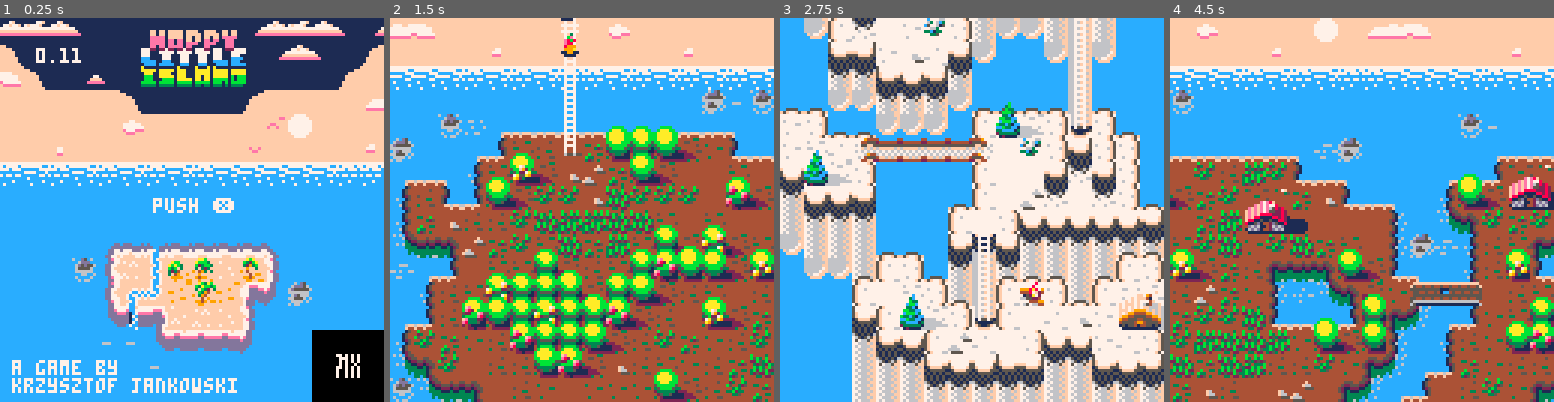
Above: before the commit, frames 1-4 (left to right).
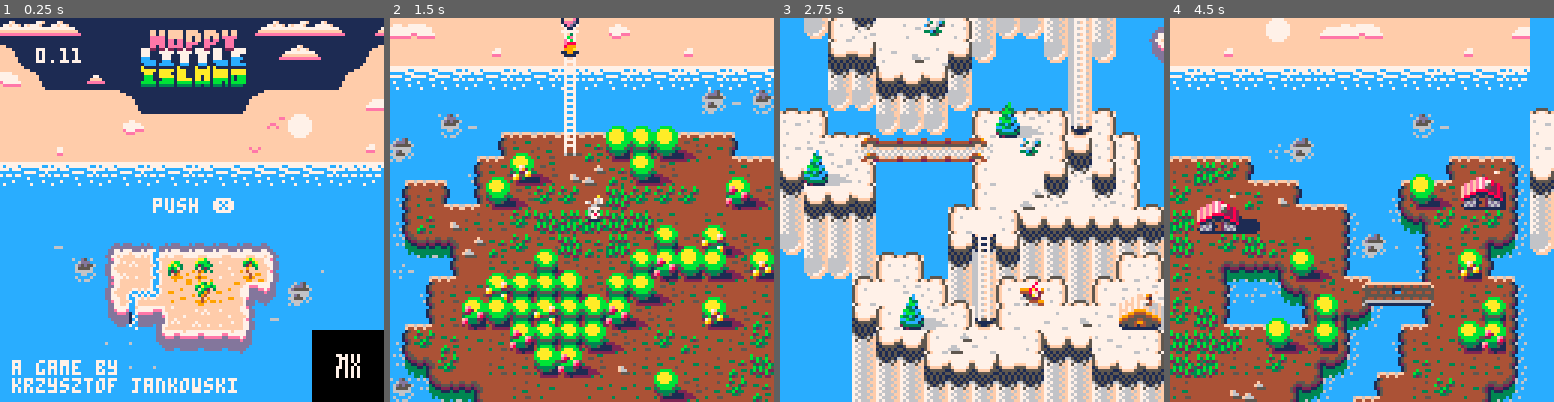
Above: after the commit, the same moments.

Repository: w84death/pico-8-carts
Game: PICO-8 cartridge Happy Little Island/hli.p8
Two runs of this game, one before a commit and one after it. Both use one fixed random seed, a clock stepped at 60 frames per second and the inputs below.
Inputs:
- Up to frame 1 (0.25 s): no input
- Up to frame 2 (1.5 s): tap X (X key) at 0.33, 1.07 s; tap O (Z key) at 0.7 s
- Up to frame 3 (2.75 s): hold Right 1.6-2.1 s; tap O (Z key) at 1.7, 2.1, 2.5 s; tap X (X key) at 1.85 s; hold Up 2.15-2.42 s; hold Right from 2.47 s (still down)
- Up to frame 4 (4.5 s): tap O (Z key) every 0.4 s from 2.9 to 4.1 s; tap X (X key) at 2.97, 4.08 s; release Right at 3.03 s; hold Left 3.08-3.58 s; hold Down 3.63-3.97 s; hold Right from 4.02 s (still down)

The runs differ from the first frame. In frame 1, less than 0.1% of the frame differs, in the area x 14-85%, y 59-92%; in frame 2, 0.4%; in frame 3, 0.2%; in frame 4, 51%, in the area x 0-100%, y 0-100%.

Commit message:
v0.11 with insects sounds

Diff:
--- a/Happy Little Island/hli.p8
+++ b/Happy Little Island/hli.p8
@@ -29,6 +29,7 @@
 map_spawn.x = 5
 map_spawn.y = 22
 
+sfx_insects = 5
 sfx_map_1 = 3
 sfx_map_2 = 4
 sfx_map_3 = 3
@@ -55,6 +56,7 @@
 skin_carrot_hide = {126,94,95,110,111,127,101,102,103,104}
 skin_water = {117,117,117,117,118,119,120,116,116}
 skin_love = {173,173,158,158,158,159,159,159,159}
+skin_rain = {163,164,165}
 
 apple_lifetime = 120
 
@@ -98,14 +100,14 @@
 	-- level 0 aka intro
 	if id == 0 then
 		map_shift_x = 112
-		create_entity(117,10,100,1,skin_rabbit)
+		create_entity(28,8,100,1,skin_rabbit)
 	end
 	--
 	-- level 1
 	if id == 1 then
 	 sfx(sfx_map_1,1)
 		map_shift_x = 0
-		--create_entity(28,8,100,1,skin_blob_yellow)
+		create_entity(8,8,100,1,skin_rabbit)
 	end
 	--
 	-- level 2
@@ -278,7 +280,6 @@
 
 	print("a game by",4,128-14)
 	print("krzysztof jankowski",4,128-8)
- create_map_particles(flag_water, "water")
 end
 
 function draw_entity(ent)
@@ -332,6 +333,7 @@
 
 	if name and rnd(100) < particle_grass_probability then
 			create_particle(name,x,y,0)
+			sfx(sfx_insects, 2)
 		end
 end
 
@@ -568,13 +570,13 @@
 77777777233333317767777777777777777777777777777776944499777f7f7f7f94f777666677777755556f151515156677776f6677776f000110000001d100
 777777667121111677777777777777777777777777777777794766447f7fff7f7f9466f766777777f5f77f5f515151516676f7ff6676f7ff0000000000000000
 777777777677776676777766000000000000000000000000444448447f7f7f7f7f66f6f6777777777777777751515151515151510000000059422945667777ff
-777776777776677777766777000000000000000000000000444484447fff7fff7f66f6f67777777777777777651515166515151600000000552552556676676f
-7777666777777777777777770000000000000000000000009998a8497f7fffff7ff666f666667777666677777651565f7651565f00011000cc55c55c667777ff
-7777755577777777777777770000000000000000000000002228aa227fff7fff7ff6f6f66666677766666777757665ff757665ff001fe100cc4cc4cc6676676f
-777777776666c767666677670000000000000000000000004122a4247f7f7f7f7f66f6f6666667776666c77777666f6f77666f6f001ed100cc5cc4cc667777ff
-766777776663c77766666677000000000000000000000000442222247f7f7f7f7f66f6f6666667776663c777767666ff767666ff001d1000ccccc4cccf7ff7fc
-66667777666b336666666666000000000000000000000000449222997fffff7f7ff666f666666777666b337777666f6f7755556f00010000ccccc5cccc7777cc
-7555577766cbbc7766667777000000000000000000000000492444227f7f7fff7ff666f66666677766cbbc77767666fff5f77f5f00000000cccccccccc7cc7cc
+777776777776677777766777000000000060000000000600444484447fff7fff7f66f6f67777777777777777651515166515151600000000552552556676676f
+7777666777777777777777770060000000600000000006009998a8497f7fffff7ff666f666667777666677777651565f7651565f00011000cc55c55c667777ff
+7777755577777777777777770060000000000000000000002228aa227fff7fff7ff6f6f66666677766666777757665ff757665ff001fe100cc4cc4cc6676676f
+777777776666c767666677670000000000000600000000004122a4247f7f7f7f7f66f6f6666667776666c77777666f6f77666f6f001ed100cc5cc4cc667777ff
+766777776663c77766666677000000000000060000600000442222247f7f7f7f7f66f6f6666667776663c777767666ff767666ff001d1000ccccc4cccf7ff7fc
+66667777666b336666666666000006000000000000600000449222997fffff7f7ff666f666666777666b337777666f6f7755556f00010000ccccc5cccc7777cc
+7555577766cbbc7766667777000006000000000000000000492444227f7f7fff7ff666f66666677766cbbc77767666fff5f77f5f00000000cccccccccc7cc7cc
 777777777777777777777777111111111111111151515151515151517f7f7f7f7ff666f6666667776666677775f7777777777f57777794444cccccc444497777
 777777777777777777777777ff111111111111ff65151516651515167fff7f9999f6f6f666666777666667775f777777777777f5777445552444444255544777
 777777776666677766666777ffff11111111ffff76515657765156577f7f99444499f6f666666777666667775f776777767777f576755ff5555555555ff55767
@@ -753,20 +755,20 @@
 2b2b2b2b2d2b2bcd2b2b2b2b2d2b2b2b2b2b2b2d2b2b2b2b2b2b2b2b2b2d2b2b80808080808080808080808080808080808080808080bb9798bc8686868686802b2b2b2b2b2b2b2bcd2b2b2b2b2b2b2b2b2b2b2b2b2b2b2b2b2b2b2b2b2b2b2b00000000000000000000000000000000b32c2c2c2c2c2c2c2c2c2c8b8d8f2cb4
 1c1c1c1b1c1b1cce1b1c1b1c1b1c1b1c1c1c1b1c1b1c1b1b1c1c1c1c1b1c1c1b80808080808080808080808080808080808080808080bba7a8a992929092bc802b2b3b3d2b2b2b2bcd2b2b2b2b3f2b2b2b2b2b2b2b2b2b2b2b2b2b2b2b2b2b2b000000000000000000000000000000003db32c8b8f2c2c2c2c2c2c2c2c2cb42b
 15151515151515cf15151515150b380a1515151515151515151515151515151580808080808684868680808080808080808080808080bbb7b8b9879b9690bc802b2b2b2b2b2b2b2bcd2b2b2b3a2b2b2b2b2b2b2b2b2b2b2b2b2b2b2b2b2b2b2b000000000000000000000000000000002b2b2b2b2bb32c2c2c2cb42b2b2b2b3b
-15150a38182525cc253737372525171515151515151515151515150a381515158080808086bb82a1bc86868680808080808080808086bb9292bcacab8a879d802b2b2b2b2b2b2b3ecd2b392b2b2b2b2b2b2d2b2b2b2b2b2b2b2b2b2b2b2b2b2b000000000000000000000000000000002b2b2b2b2b2e2b2b2b2b2b393a2b2b2b
+15150a38182525cc253737372525171515151515151515151515150a381515158080808086bb82a1bc86868080808080808080808086bb9292bcacab8a879d802b2b2b2b2b2b2b3ecd2b392b2b2b2b2b2b2d2b2b2b2b2b2b2b2b2b2b2b2b2b2b000000000000000000000000000000002b2b2b2b2b2e2b2b2b2b2b393a2b2b2b
 0b151518260110ee23110211351224252525252517380b15151515151825251780808080bb8a91829ba296bc868680808080808080bb928ab29bbc9a88889c801b1b1b1c1c1b1c1bce1b1b1c1c1b1b1c1c1c1b1c1b1c1b1c1c1c1c1b1b1c1b1b000000000000000000000000000000002b2b3e2b2b2b2b2b2b2b3f2b2b2b2b2d
 18251716012135302023113503030103131033132425171515151837260d0e1415158686bbb68791a283839bb2bc80151515151586bba0b692b69bbc9a889c151515151515151515cf1515151515151515151515151515151515151515151515000000000000000000000000000000001b1c1b1c1b1c1b1c1b1c1c1c1c1c1b1b
 1610242611351313303413131303223523130d0e2330242517151611351d1e148086bb938a81b6839292a0b690bc808080808080bb8ab2838390b69bbc9a9cc01515151515151515cf15153815c2c3c4151515d9e6e6e6e6d8c01515151515150000000000000000000000000000000015151515c0c0c0c0c0c0c0c0c0c01515
 1623301010133433333434010301030323331d1e70030303141508061323131480bb8ab2b591a292bc8787bb83bdbebebebebebebfb69083bb9090b69bbcaf80c0c0c03838d9c3c3dfc3c3d838e2e8e4c0c0d9e7c1f4c1c1d538c0c0c0c0c0c00000000000000000000000000000000015151515151515151515151515151515
-080506202313013423330102363135011334121334230103140b38161001040780bbb68191a2bc879bacac8a879baeaeaeaeaeae8ab281838a879bbc879bcf80c0c038d9cbe7c1d0efd0c1e5d8c0c038c0d9e7c1f0e1f2f4d5c0d9e6e6e6e6d80000000000000000000000000000000015151515d9c3cbe6e6e6e6d815151515
-381826030101023610010222111135213523100405061135241715161021241780bb8182a2bc9babac81bcacabab808080808080ab8391a2b6b6b6bcacabcf80c0c0c0d7dbc1f5c1f4f4f4f5e5d838c0c0d7c1c1f0f1f4dcdddddddef4f1f0d5000000000000000000000000000000001515150ad2d1dbf1f2e0e1d415151515
+080506202313013423330102363135011334121334230103140b38161001040780bbb68191a2bc879bacac8a879baeaeaeaeaeae8ab281838a879bbc879bcf80c0c038d9cbe7c1d0efd0c1e5d8c0c038c0d9e7c1f0e1f2f4d5c0d9e6e6e6e6d80000000000000000000000000000000015153815d9c3cbe6e6e6e6d815151515
+381826030101023610010222111135213523100405061135241715161021241780bb8182a2bc9babac81bcacabab808080808080ab8391a2b6b6b6bcacabcf80c0c0c0d7dbc1f5c1f4f4f4f5e5d838c0c0d7c1c1f0f1f4dcdddddddef4f1f0d5000000000000000000000000000000001515150ad2d1dbf1f2e0e1d415381515
 15161001310202023602113510010310202312143808063612272a290310011480bb9191a2bcab89bb91a2bc898980808086868089bb83bc8392bb90bc88cf80c0d9c3e7fcedf2f4c1e1f0d0d0e5d8c0d9e7f4f3f1c1d1f2d5c0d7f1f4e1f1d50000000000000000000000000000000015151515d2ecfdf4f0f4c5c80b151515
-182610221102310202223510032135231313342425372602040718261201021480bbb08392bdbebebf9292bc8080808086bbbdbebebf83bc8787bb83bc88cf80c0d2f1e0d1dbf0f4f0f2f1f2d0e0d5c0d7c1e1c1c1d0d1c5c8c0d7f0f3d1f2ca0000000000000000000000000000000015151515e2ebc7d0d1e0d41515151515
+182610221102310202223510032135231313342425372602040718261201021480bbb08392bdbebebf9292bc8080808086bbbdbebebf83bc8787bb83bc88cf80c0d2f1e0d1dbf0f4f0f2f1f2d0e0d5c0d7c1e1c1c1d0d1c5c8c0d7f0f3d1f2ca0000000000000000000000000000000015151515e2ebc7d0d1e0d43815151515
 1613231210220202113510132312101333343433121135111415161012112214808abb96bc9baeae8abb839b80808080bb83bcaeae8a879babab8a9d9b89cf80c0d2d0f4dcdddef4f3f1e1f3f5e0cac0d7e1f4f3e0e0d1d5c038c9c7f5e0c5c800000000000000000000000000000000151515153838e2e3c6e3c81515000000
-080613031010112235301001121023342334331010131204071826231210101480ab8a879bab8080ab8a9dab808080808abbbc8684acacab8888ab9cab80cf80c0c9c7e1ecfdf4d0f0f1f4f4e0d0dac0c9c7c1c1c1d0d0e5d8c0c0d7f4d1e5d80000000000000000000000000000000015151515151538151515151515004f00
+080613031010112235301001121023342334331010131204071826231210101480ab8a879bab8080ab8a9dab808080808abbbc8684acacab8888ab9cab80cf80c0c9c7e1ecfdf4d0f0f1f4f4e0d0dac0c9c7c1c1c1d0d0e5d8c0c0d7f4d1e5d80000000000000000000000000000000015151515153838151515151515004f00
 0a080506031012031212121135101323301003302003040718260310131204078089ababab89808088ab9c8880808080abbb9bb291a2bc888888889c8880fb80c0c0c9c7dbf1d0d0f0f1f5d0d0c5c8c0d9e7f3e0c5c7d0e0d5c0d9e7f4f4c1ca0000000000000000000000000000000015151515151515151515151515000000
-1538150805050506121323100103031010030405050507182603030101031415808089898980808088889c888080808089bbb6839293bc888989889c88808080c2c438c9ebc7e0d3e1e1d0c5e8c838c0d7f3e0e0e5e7f3f3e5d8d7c1d0f4e0d40000000000000000000000000000000000000000000000000000000000000000
-151518252525170806331210023503120304071515151516031203110235141580808684868686869a889c8880808080808a9b92b0909b898080899c89808080e2e438d9e6e7e0f5f1f2f5e5e6c3d8c0c9c7c1f4f3c1c1f2f1d5d7d1f5c1d0da0000000000000000000000000000000000000000000000000000000000000000
+1538150805050506121323100103031010030405050507182603030101031415808089898980808088889c888080808089bbb6839293bc888989889c8880c2c4c2c438c9ebc7e0d3e1e1d0c5e8c838c0d7f3e0e0e5e7f3f3e5d8d7c1d0f4e0d40000000000000000000000000000000000000000000000000000000000000000
+151518252525170806331210023503120304071515151516031203110235141580808684868686869a889c8880808080808a9b92b0909b898080899c8980e2e4e2e438d9e6e7e0f5f1f2f5e5e6c3d8c0c9c7c1f4f3c1c1f2f1d5d7d1f5c1d0da0000000000000000000000000000000000000000000000000000000000000000
 15182623122024170806030321351203040715380a15152630031003213524178086bb82a1979883bc9a9c9a8080808080abab8a879bab808080809c80808080c0d9e6e7d1c1f5f1f0f1f4e0d1d3cac0c0c9c7c1c1e0e0c1f4d5c9c7e0f4d1d50000000000000000000000000000000000000000000000000000000000000000
 15163301230d0e140a08060312102303242517151515163020010103030d0e1480bb8a8291a7a8a99bbc9cbc84868686868989ababab89868486869c86808080c0d7d1e0d0c1c5c6c7f0e1f5d3c5c8c0c0c0c9c6c7f3c1c1c1d5c0d7d1d0c5c80000000000000000000000000000000000000000000000000000000000000000
 15161322351d1e241538150613030312010324171515160310110236101d1e1480bbb591a2b7b8b9b69bff9b91a29292bc868689898980bb91a2bcffbc868080c0d7f3f5e0d1e5d8c9c6e8c6e9c838c0c0c0c038c9c6c7f4f4dac0c9c6c6c8c00000000000000000000000000000000000000000000000000000000000000000
Not shown, changed: the sound effects (__sfx__) section of Happy Little Island/hli.p8
